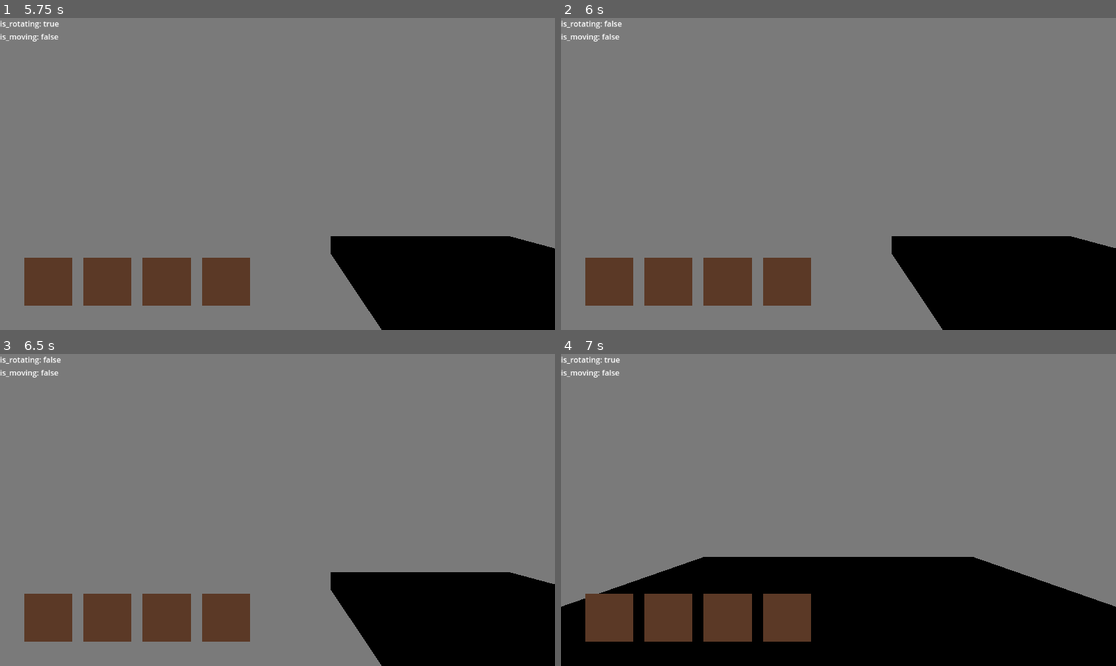
Above: before the commit, frames 1-4 (two rows, left to right).
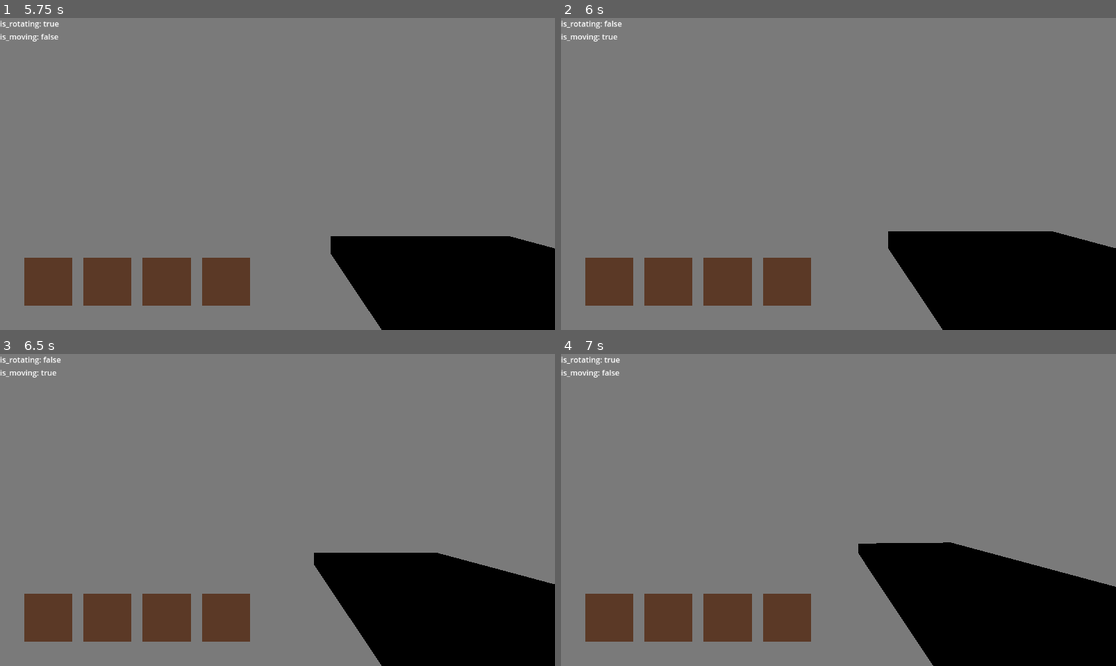
Above: after the commit, the same moments.

Repository: Lauri-Heiskanen/fgj_2025-quest-for-the-legendary-bubble-gum
Game: Godot game, scene res://scenet/MainMenu.tscn
Same seed, same stepped clock (60 frames per second), same inputs: the game is played once before the commit and once after it.
Inputs (mouse positions are in pixels of both pictures, inside the frame that each line leads up to):
- Up to frame 1 (5.75 s): click "Start" at 0.5 s; tap Enter (ui_accept) at 1.25, 1.52, 2.27, 3.77, 4.25, 4.52, 5.27 s; move the mouse to (399, 158) at 1.27 s; hold D (right) 1.28-2.03 s; tap 1 (hotbar1) at 1.35, 4.35 s; click (399, 158) at 1.42 s; move the mouse to (166, 189) at 2.02 s; hold S (backward) 2.03-2.78 s; tap 2 (hotbar2) at 2.1, 5.1 s; click (166, 189) at 2.17 s; move the mouse to (333, 105) at 2.77 s; hold D (right) 2.78-3.53 s; tap 3 (hotbar3) at 2.85 s; click (333, 105) at 2.92 s; move the mouse to (249, 236) at 3.52 s; hold W (forward) 3.53-4.28 s; tap 4 (hotbar4) at 3.6 s; click (249, 236) at 3.67 s; move the mouse to (444, 220) at 4.27 s; hold A (left) from 4.28 s (still down); click (444, 220) at 4.42 s; move the mouse to (111, 127) at 5.02 s; click (111, 127) at 5.17 s
- Up to frame 2 (6 s): move the mouse to (866, 174) at 5.77 s; release A (left) at 5.78 s; hold S (backward) from 5.78 s (still down); tap 3 (hotbar3) at 5.85 s; click (866, 174) at 5.92 s
- Up to frame 3 (6.5 s): keep holding S (backward)
- Up to frame 4 (7 s): tap Enter (ui_accept) at 6.5, 6.77 s; move the mouse to (755, 432) at 6.52 s; release S (backward) at 6.53 s; hold D (right) from 6.53 s (still down); tap 4 (hotbar4) at 6.6 s; click (755, 432) at 6.67 s

Frame 1 is identical in both runs. In frame 2, 0.5% of the frame differs, in the area x 7-92%, y 5-76%; in frame 3, 1.9%; in frame 4, 16%, in the area x 0-100%, y 60-100%.

Commit message:
did done it

Diff:
--- a/scenet/player.tscn
+++ b/scenet/player.tscn
@@ -32,17 +32,16 @@
 [node name="RayCast3D" type="RayCast3D" parent="Head/First"]
 target_position = Vector3(0, 0, -4)
 
+[node name="RayCast3D2" type="RayCast3D" parent="Head/First"]
+target_position = Vector3(0, 0, 4)
+
 [node name="PlayerUI" parent="." instance=ExtResource("2_3tbcn")]
-mouse_filter = 1
-
-[node name="CenterContainer" parent="PlayerUI" index="0"]
-visible = false
 
 [node name="OmniLight3D" type="OmniLight3D" parent="."]
 transform = Transform3D(1, 0, 0, 0, 1, 0, 0, 0, 1, 0, 1.32878, 0)
 omni_range = 4.0
 
-[node name="OmniLight3D" type="OmniLight3D" parent="."]
+[node name="OmniLight3D2" type="OmniLight3D" parent="."]
 transform = Transform3D(1, 0, 0, 0, 1, 0, 0, 0, 1, 0, 1.32878, 0)
 omni_range = 4.0
 
--- a/scripts/player.gd
+++ b/scripts/player.gd
@@ -8,6 +8,7 @@
 @onready var head : MeshInstance3D = $Head
 @onready var cam_first : Camera3D = $Head/First
 @onready var ray : RayCast3D = $Head/First/RayCast3D
+@onready var ray2 : RayCast3D = $Head/First/RayCast3D2
 
 @onready var hotbar : HBoxContainer = $PlayerUI/hotbar_container/hotbar
 var player_items : Array = [null, null, null, null] # create array to store item information
@@ -37,44 +38,19 @@
 	ray.transform.basis = Basis(Vector3(_mouse_motion.y * -0.001, 0, 0), Vector3.UP, Vector3.FORWARD)
 
 	if Input.is_action_pressed("forward"):
-		if !is_rotating && !is_moving:
-			# check if facing front
-			if Quaternion(transform.basis) == Quaternion(0, 0, 0, 1).normalized():
-				var space_state : PhysicsDirectSpaceState3D = get_world_3d().direct_space_state
-				var ray_cast_res = space_state.intersect_ray(PhysicsRayQueryParameters3D.create(transform.origin, transform.translated(Vector3(0, 0, -4)).origin))
-				print(ray_cast_res)
-				if !ray_cast_res.has("position"):
-					is_moving = true
-					delta_sum = 0
-					target_pos = transform.translated(Vector3(0, 0, -4))
-			# check if facing back
-			elif Quaternion(transform.basis) == Quaternion(0, 1, 0, 0).normalized():
-				var space_state : PhysicsDirectSpaceState3D = get_world_3d().direct_space_state
-				var ray_cast_res = space_state.intersect_ray(PhysicsRayQueryParameters3D.create(transform.origin, transform.translated(Vector3(0, 0, 4)).origin))
-				print(ray_cast_res)
-				if !ray_cast_res.has("position"):
-					is_moving = true
-					delta_sum = 0
-					target_pos = transform.translated(Vector3(0, 0, 4))
+		if !is_rotating && !is_moving && !ray.is_colliding():
+			is_moving = true
+			delta_sum = 0
+			var player_quat = Quaternion(transform.basis)
+			target_pos = transform.translated(ray.target_position.rotated(player_quat.get_axis().normalized(), player_quat.get_angle()))
 
 	elif Input.is_action_pressed("backward"):
-		if !is_rotating && !is_moving:
-			# check if facing front
-			if Quaternion(transform.basis) == Quaternion(0, 0, 0, 1).normalized():
-				var space_state : PhysicsDirectSpaceState3D = get_world_3d().direct_space_state
-				var ray_cast_res = space_state.intersect_ray(PhysicsRayQueryParameters3D.create(transform.origin, transform.translated(Vector3(0, 0, 4)).origin))
-				if !ray_cast_res.has("position"):
-					is_moving = true
-					delta_sum = 0
-					target_pos = transform.translated(Vector3(0, 0, 4))
-			# check if facing back
-			elif Quaternion(transform.basis) == Quaternion(0, 1, 0, 0).normalized():
-				var space_state : PhysicsDirectSpaceState3D = get_world_3d().direct_space_state
-				var ray_cast_res = space_state.intersect_ray(PhysicsRayQueryParameters3D.create(transform.origin, transform.translated(Vector3(0, 0, -4)).origin))
-				if !ray_cast_res.has("position"):
-					is_moving = true
-					delta_sum = 0
-					target_pos = transform.translated(Vector3(0, 0, -4))
+		if !is_rotating && !is_moving && !ray2.is_colliding():
+			is_moving = true
+			delta_sum = 0
+			var player_quat = Quaternion(transform.basis)
+			target_pos = transform.translated(ray2.target_position.rotated(player_quat.get_axis().normalized(), player_quat.get_angle()))
+
 
 	elif Input.is_action_pressed("left"):
 		if !is_rotating && !is_moving:
Not shown: 1 places in scenet/player.tscn that only renumber resources
